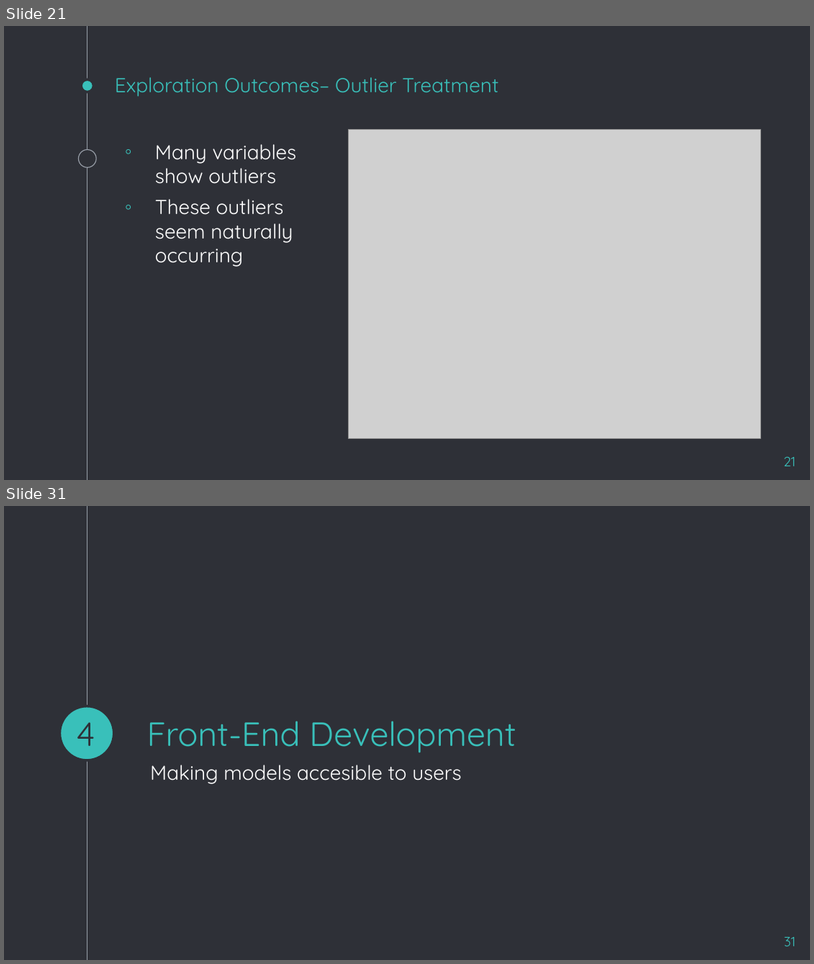
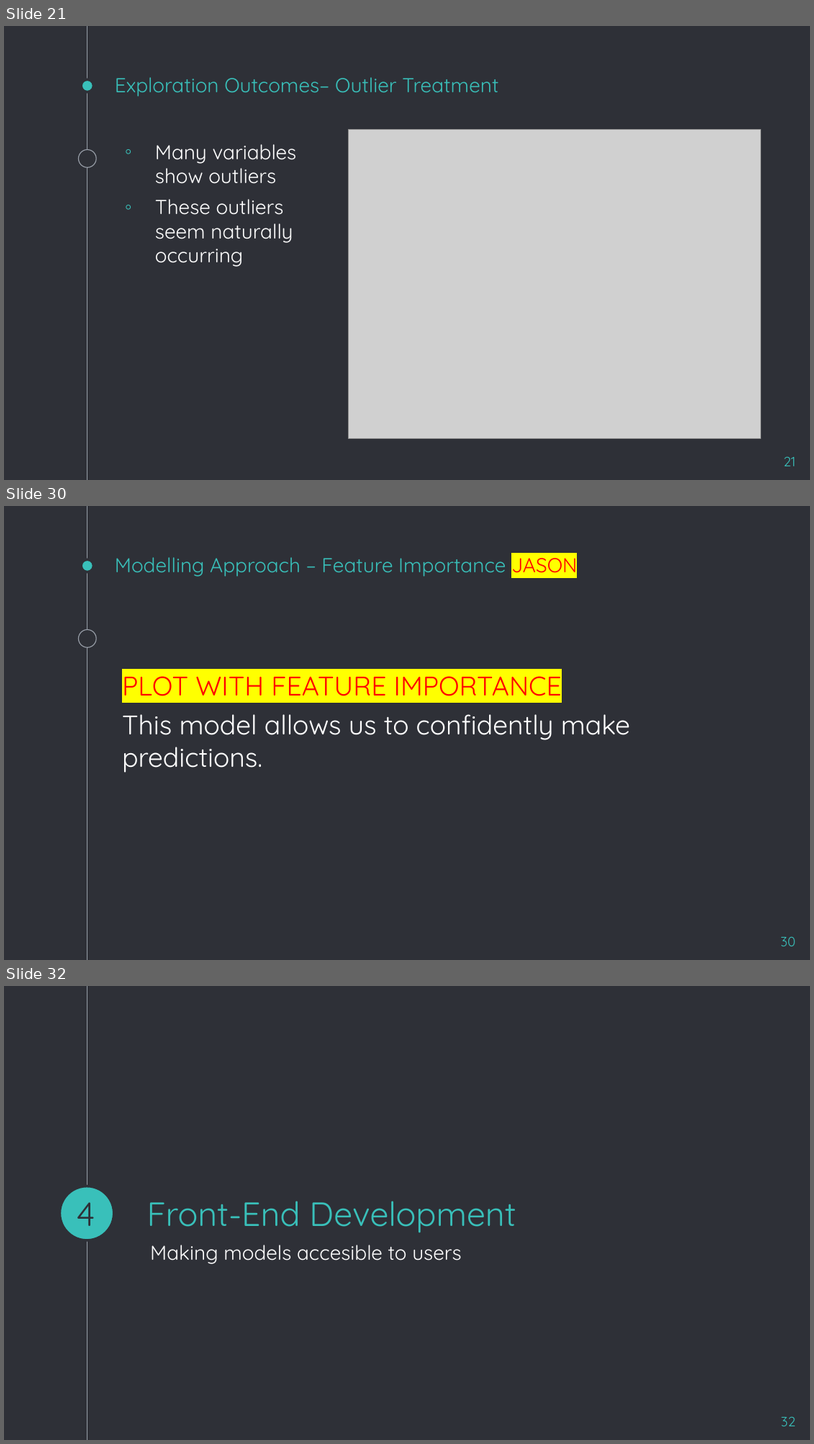
Before and after one commit to jMacProd/Machine-Learning-Credit-Card-Churn, a slide deck: Final Project - Presentation.pptx. Shown one above the other, each under a label of ours: slides 21 and 31 before the commit, slides 21, 30 and 32 after it; the slides between them are not shown. The pictures are 814x964 and 814x1444 pixels, drawn with LibreOffice and Linux fonts; fonts in the diff are those of the drawing; grey boxes stand for pictures. Boxes give left, top, right and bottom in pixels: in the first picture for what was removed or moved away, otherwise in the second. Text is boxed around its words. In the diff, an @@ line names an element or a change of style, - is before the commit and + after.

```diff
--- a/Final Project - Presentation.pptx
+++ b/Final Project - Presentation.pptx
@@ slide 30 added at (x1=4, y1=506, x2=810, y2=960), background #2E3037; not listed: 3 template elements that a slide beside it also shows @@
@@ title added at (x1=115, y1=552, x2=577, y2=579), 18 pt, text #39C0BA @@
+Modelling Approach – Feature Importance JASON
@@ text added at (x1=122, y1=667, x2=630, y2=772), 24 pt, text #FFFFFF @@
+PLOT WITH FEATURE IMPORTANCE
+This model allows us to confidently make predictions.
@@ page number added at (x1=781, y1=937, x2=796, y2=946), 12 pt, text #39C0BA @@
+30
@@ what was slide 31 is now slide 32 @@
@@ page number at (x1=782, y1=1417, x2=796, y2=1426): text changed @@
-31
+32
```
Also in this commit, not shown: 17 slides changed, 2 other slides added, 1 slide removed.
